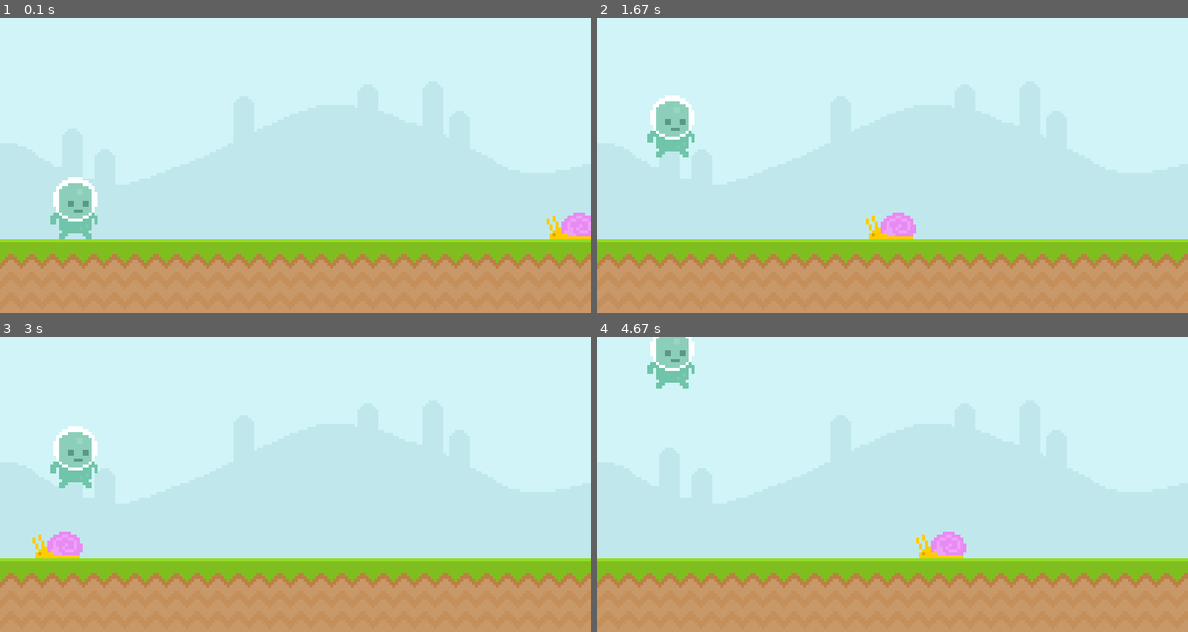
Above: before the commit, frames 1-4 (two rows, left to right).
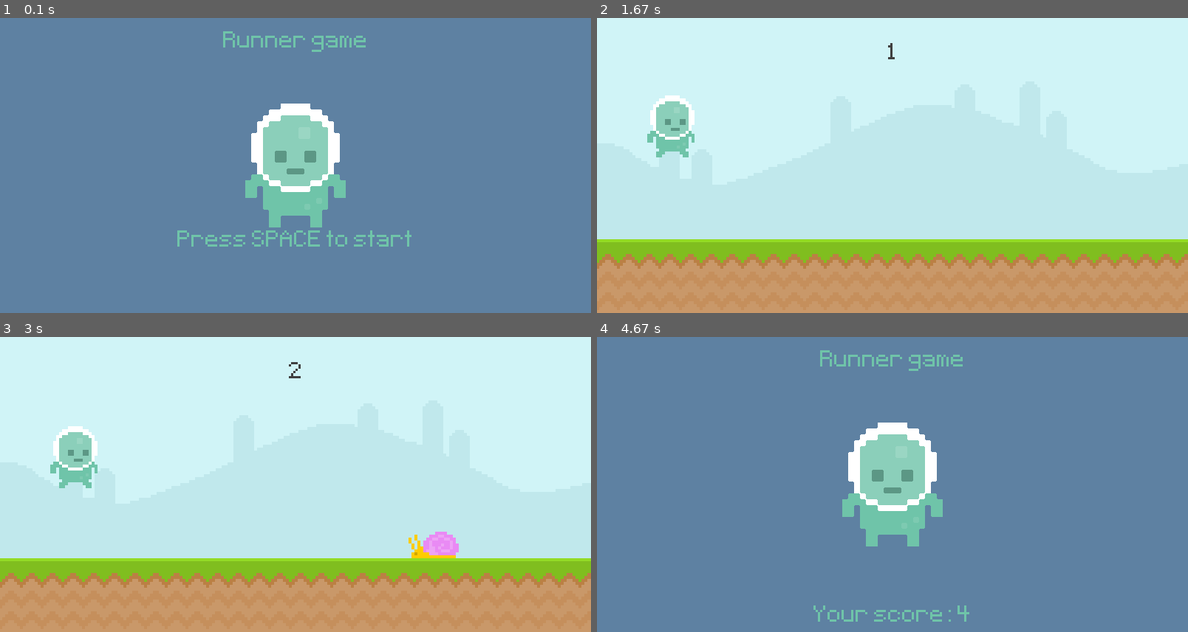
Above: after the commit, the same moments.

Repository: bautista2005/Pygame
Game: pygame game, started from main.py
The game is run twice, just before and just after one commit, with the same random seed, the same clock (stepped at 60 frames per second) and the same inputs.
Inputs:
- Up to frame 1 (0.1 s): no input
- Up to frame 2 (1.67 s): tap Space at 0.33, 0.67, 1.57 s
- Up to frame 3 (3 s): tap Space at 1.87, 2.07, 2.37, 2.57, 2.87 s
- Up to frame 4 (4.67 s): tap Space at 3.13, 3.47, 3.77, 3.9, 4.28, 4.5 s

The runs differ from the first frame. In frame 1, 100% of the frame differs, in the area x 0-100%, y 0-100%; in frame 2, 0.6%; in frame 3, 1.2%; in frame 4, 100%.

Commit message:
new actualization

Diff:
--- a/main.py
+++ b/main.py
@@ -1,9 +1,35 @@
 import sys
 import pygame
+from random import randint
 
 def display_score():
-    current_time = pygame.time.get_ticks()
-    print(current_time)
+    current_time = pygame.time.get_ticks()//1000 - start_time//1000
+    score_surf = test_font.render(str(current_time), False, (64,64,64))
+    score_rect = score_surf.get_rect(center = (400,50))
+    screen.blit(score_surf, score_rect)
+    return current_time
+
+def obstacle_movement(obstacle_list):
+    if obstacle_list: #if our list is empty python will say that the list is False. But if it is True our list is not empty
+        for obstacle_rect in obstacle_list:
+            obstacle_rect.x -= 5
+
+            if obstacle_rect.top == 150:
+                screen.blit(fly_surface, obstacle_rect)
+            else:
+                screen.blit(snail_surface, obstacle_rect)
+
+        obstacle_list = [obstacle for obstacle in obstacle_list if obstacle.x > -100]
+
+        return obstacle_list
+    else: return []
+
+def collition(player_rect, obstacle_list):
+    if obstacle_list:
+        for obstacle in obstacle_list:
+            if player_rect.colliderect(obstacle):
+                return False
+    return True
 
 pygame.init()#inizialice pygame, all the elements of pygame
 
@@ -12,24 +38,47 @@
 screen = pygame.display.set_mode((800,400))
 pygame.display.set_caption("Runner")#Changing the window name
 
+start_time = 0
+score = 0
+player_gravity = 0
 clock = pygame.time.Clock()#creating an objet clock
+game_active = False
+test_font = pygame.font.Font('font/Pixeltype.ttf', 50)#(font type, font size)
 
-test_font = pygame.font.Font('font/Pixeltype.ttf', 50)#(font type, font size)
-#score_surf = test_font.render('My game', False, 'black')
-#score_rect = score_surf.get_rect(center= (400, 50))
-
-game_active = True
-
+#sky
 sky_surface = pygame.image.load('graphics/Sky.png').convert_alpha()
 ground_surface = pygame.image.load('graphics/ground.png').convert_alpha()
 
+#obstacles
+    #snail
 snail_surface = pygame.image.load('graphics/snail/snail1.png').convert_alpha()
-snail_rect = snail_surface.get_rect(midbottom= (800, 300))
+    #fly
+fly_surface = pygame.image.load('graphics/Fly/Fly1.png').convert_alpha()
+obstacle_rect_list = []
 
+
+#player
 player_surface = pygame.image.load('graphics/Player/player_walk_1.png').convert_alpha()
 player_rect = player_surface.get_rect(midbottom= (100, 300))#takes a surface and draw a rectangle around it
 
-player_gravity = 0
+#Start screen logo
+playerStand_surface = pygame.image.load('graphics/Player/player_stand.png').convert_alpha()
+playerStand_scaled = pygame.transform.scale2x(playerStand_surface)
+playerStand_rect = playerStand_scaled.get_rect(center = (400, 200))
+
+#Title game text
+runner_game = test_font.render('Runner game', False, (111, 196, 169))
+runner_game_rect = runner_game.get_rect(midbottom = (400, 50))
+
+#Start message
+start_message = test_font.render('Press SPACE to start', False, (111, 196, 169))
+start_message_rect = start_message.get_rect(midbottom = (400, 320))
+
+#timer
+#This custom events are used to set timers.
+#the set_timer method trigger our custom event in a certain times intervals.
+obstacle_timer = pygame.USEREVENT + 1
+pygame.time.set_timer(obstacle_timer, 1400)
 
 #this is the game loop, we we will show our elements and update everything.
 while True:
@@ -49,36 +98,52 @@
             if event.type == pygame.KEYDOWN:
                 if  event.key == pygame.K_SPACE:
                     game_active = True
-                    snail_rect.left = 800
+                    start_time = pygame.time.get_ticks()
 
+        if event.type == obstacle_timer and game_active:
+            if randint(0,2):#two is not included
+                obstacle_rect_list.append(snail_surface.get_rect(midbottom = (randint(900, 1100), 300)))
+            else:
+                obstacle_rect_list.append(fly_surface.get_rect(midtop = (randint(900, 1100), 150)))
     if game_active:
         #attaching _surface to the display surface
         #putting surface on the Display surface
         #we choose the surface and the coordinates(x,y) in where the surface will be displayed
         screen.blit(sky_surface, (0,0))
         screen.blit(ground_surface, (0,300))
-        #pygame.draw.rect(screen, 'pink', score_rect)
-        #pygame.draw.rect(screen, 'pink', score_rect, 10)
-        #screen.blit(score_surf, score_rect)
-        display_score()
+        score = display_score()
 
         #snail
-        snail_rect.left -= 4
-        if snail_rect.left < -70: snail_rect.left = 800#if the position of the snail is equal to -70 start again from 840
-        screen.blit(snail_surface, snail_rect)
+        #snail_rect.left -= 4
+        #if snail_rect.left < -70: snail_rect.left = 800#if the position of the snail is equal to -70 start again from 840
+        #screen.blit(snail_surface, snail_rect)
 
         #player
         player_gravity += 1
         player_rect.top += player_gravity
-
         if player_rect.bottom >= 300: player_rect.bottom = 300
         screen.blit(player_surface, player_rect)
 
+        #obstacle movement
+        obstacle_rect_list = obstacle_movement(obstacle_rect_list)
+
         #collition
-        if snail_rect.colliderect(player_rect):
-            game_active = False
+        game_active = collition(player_rect, obstacle_rect_list)
     else:
-        screen.fill('yellow')
+        screen.fill((94, 129, 162))
+        screen.blit(playerStand_scaled, playerStand_rect)
+        screen.blit(runner_game, runner_game_rect)
+        obstacle_rect_list.clear()
+
+        #score message
+        score_message = test_font.render(f'Your score: {score}', False, (111, 196, 169))
+        score_message_rect = score_message.get_rect(center = (400, 380))
+
+        if score == 0:
+            screen.blit(start_message, start_message_rect)
+        else:
+            screen.blit(score_message, score_message_rect)
+
     #updates the display surface, we are putting all our elements in the screen we made
     pygame.display.update()
     clock.tick(60)#we said to the program that the while loop cant run faster than 60 times per second
Not shown, changed: README.md
